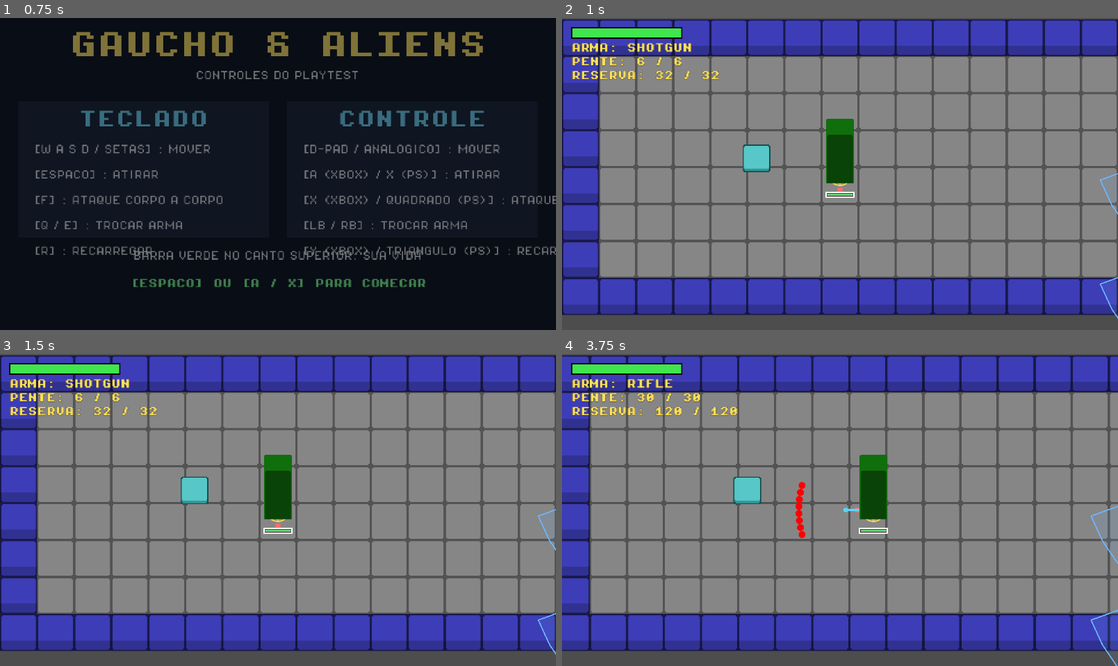
Above: before the commit, frames 1-4 (two rows, left to right).
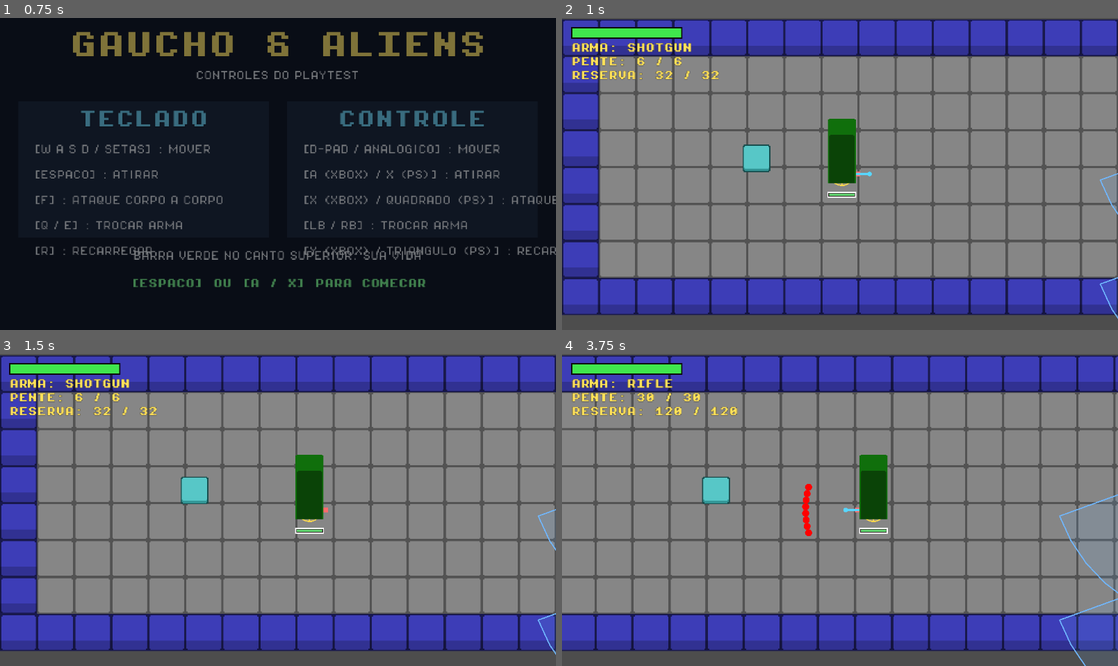
Above: after the commit, the same moments.

Repository: marconvcm/gaa
Game: Godot game, scene res://levels/intro_playtest.tscn
Same seed, same stepped clock (60 frames per second), same inputs: the game is played once before the commit and once after it.
Inputs (mouse positions are in pixels of both pictures, inside the frame that each line leads up to):
- Up to frame 1 (0.75 s): tap Enter at 0.5 s; move the mouse to (400, 158) at 0.52 s; hold D (move_right) from 0.53 s (still down); hold Space (shoot) from 0.53 s (still down); tap F (melee) at 0.6 s; click (400, 158) at 0.67 s
- Up to frame 2 (1 s): keep holding D (move_right); keep holding Space (shoot)
- Up to frame 3 (1.5 s): release D (move_right) at 1.25 s; release Space (shoot) at 1.25 s; drag from (166, 525) to (278, 510) at 1.27 s
- Up to frame 4 (3.75 s): tap Space (shoot) at 2 s; move the mouse to (895, 441) at 2.02 s; hold D (move_right) 2.03-2.75 s; hold Space (shoot) 2.03-2.75 s; tap F (melee) at 2.1 s; drag from (812, 572) to (901, 510) at 2.77 s; move the mouse to (1006, 556) at 3.52 s; hold A (move_left) from 3.53 s (still down); hold Space (shoot) from 3.53 s (still down); tap Q (previous_weapon) at 3.6 s

Frame 1 is identical in both runs. In frame 2, 0.3% of the frame differs, in the area x 47-56%, y 32-58%; in frame 3, 2.4%; in frame 4, 17%, in the area x 0-100%, y 0-100%.

Commit message:
A lot

Diff:
--- a/components/base/ai_input_component.gd
+++ b/components/base/ai_input_component.gd
@@ -1,6 +1,8 @@
 ## Produz uma direção para perseguir um alvo ou seguir uma direção definida.
 class_name AIInputComponent
 extends InputComponent
+
+static var __NAME__: NodePath = ^"AIInputComponent"
 
 @export var target: Node2D
 @export_range(0.0, 1000.0, 1.0, "suffix:px") var stopping_distance := 4.0
--- a/components/base/death_component.gd
+++ b/components/base/death_component.gd
@@ -26,10 +26,10 @@
 		set_process(false)
 		return
 
-	_hp_component = _actor.get_node_or_null("HPComponent") as HPComponent
-	_move_component = _actor.get_node_or_null("MoveComponent") as MoveComponent
-	_knockback_component = _actor.get_node_or_null("KnockbackComponent") as KnockbackComponent
-	_hurtbox_component = _actor.get_node_or_null("HurtboxComponent") as HurtboxComponent
+	_hp_component = _actor.get_node_or_null(HPComponent.__NAME__) as HPComponent
+	_move_component = _actor.get_node_or_null(MoveComponent.__NAME__) as MoveComponent
+	_knockback_component = _actor.get_node_or_null(KnockbackComponent.__NAME__) as KnockbackComponent
+	_hurtbox_component = _actor.get_node_or_null(HurtboxComponent.__NAME__) as HurtboxComponent
 	_sprite = _actor.get_node_or_null("Sprite") as Sprite2D
 	if _hp_component != null:
 		_hp_component.died.connect(prepare_to_die)
--- a/components/base/debug_actor_component.gd
+++ b/components/base/debug_actor_component.gd
@@ -27,10 +27,10 @@
 		push_error("DebugActorComponent deve ser filho de um CharacterBody2D.")
 		set_process(false)
 		return
-	_move_component = _body.get_node_or_null("MoveComponent") as MoveComponent
-	_melee_component = _body.get_node_or_null("MeleeComponent") as MeleeComponent
-	_hp_component = _body.get_node_or_null("HPComponent") as HPComponent
-	_enemy_brain_component = _body.get_node_or_null("EnemyBrainComponent") as EnemyBrainComponent
+	_move_component = _body.get_node_or_null(MoveComponent.__NAME__) as MoveComponent
+	_melee_component = _body.get_node_or_null(MeleeComponent.__NAME__) as MeleeComponent
+	_hp_component = _body.get_node_or_null(HPComponent.__NAME__) as HPComponent
+	_enemy_brain_component = _body.get_node_or_null(EnemyBrainComponent.__NAME__) as EnemyBrainComponent
 
 	if show_only_in_debug_builds and not OS.has_feature("debug"):
 		visible = false
--- a/components/base/enemy_brain_component.gd
+++ b/components/base/enemy_brain_component.gd
@@ -5,6 +5,8 @@
 ## componentes genéricos do ator.
 class_name EnemyBrainComponent
 extends Node
+
+static var __NAME__: NodePath = ^"EnemyBrainComponent"
 
 signal state_changed(previous_state: State, current_state: State)
 
@@ -50,12 +52,12 @@
 		set_physics_process(false)
 		return
 
-	_ai_input = _actor.get_node_or_null("AIInputComponent") as AIInputComponent
-	_melee_component = _actor.get_node_or_null("MeleeComponent") as MeleeComponent
-	_move_component = _actor.get_node_or_null("MoveComponent") as MoveComponent
-	_knockback_component = _actor.get_node_or_null("KnockbackComponent") as KnockbackComponent
-	_hp_component = _actor.get_node_or_null("HPComponent") as HPComponent
-	_enemy_component = _actor.get_node_or_null("EnemyComponent") as EnemyComponent
+	_ai_input = _actor.get_node_or_null(AIInputComponent.__NAME__) as AIInputComponent
+	_melee_component = _actor.get_node_or_null(MeleeComponent.__NAME__) as MeleeComponent
+	_move_component = _actor.get_node_or_null(MoveComponent.__NAME__) as MoveComponent
+	_knockback_component = _actor.get_node_or_null(KnockbackComponent.__NAME__) as KnockbackComponent
+	_hp_component = _actor.get_node_or_null(HPComponent.__NAME__) as HPComponent
+	_enemy_component = _actor.get_node_or_null(EnemyComponent.__NAME__) as EnemyComponent
 	if _ai_input == null:
 		push_error("EnemyBrainComponent requer um AIInputComponent no mesmo ator.")
 		set_physics_process(false)
--- a/components/base/enemy_component.gd
+++ b/components/base/enemy_component.gd
@@ -1,6 +1,8 @@
 ## Reações específicas do inimigo ao receber dano.
 class_name EnemyComponent
 extends Node
+
+static var __NAME__: NodePath = ^"EnemyComponent"
 
 @export_range(0.0, 5.0, 0.01, "suffix:s") var hit_flash_duration := 0.3
 
@@ -14,10 +16,10 @@
 
 func _ready() -> void:
 	_actor = get_parent() as Node2D
-	_hp_component = _actor.get_node_or_null("HPComponent") as HPComponent
-	_knockback_component = _actor.get_node_or_null("KnockbackComponent") as KnockbackComponent
+	_hp_component = _actor.get_node_or_null(HPComponent.__NAME__) as HPComponent
+	_knockback_component = _actor.get_node_or_null(KnockbackComponent.__NAME__) as KnockbackComponent
 	_sprite = _actor.get_node_or_null("Sprite") as Sprite2D
-	_enemy_brain_component = _actor.get_node_or_null("EnemyBrainComponent") as EnemyBrainComponent
+	_enemy_brain_component = _actor.get_node_or_null(EnemyBrainComponent.__NAME__) as EnemyBrainComponent
 
 	if _hp_component != null:
 		_hp_component.hit_received.connect(_on_hit_received)
--- a/components/base/hp_component.gd
+++ b/components/base/hp_component.gd
@@ -1,6 +1,8 @@
 ## Controla os pontos de vida do ator usando um ActiveValue.
 class_name HPComponent
 extends Node
+
+static var __NAME__: NodePath = ^"HPComponent"
 
 signal damage_taken(amount: float)
 signal hit_received(hitbox: HitboxComponent)
@@ -11,7 +13,7 @@
 
 func _ready() -> void:
 	value.depleted.connect(_on_value_depleted)
-	var hurtbox := get_parent().get_node_or_null("HurtboxComponent") as HurtboxComponent
+	var hurtbox := get_parent().get_node_or_null(HurtboxComponent.__NAME__) as HurtboxComponent
 	if hurtbox != null:
 		hurtbox.hit_received.connect(_on_hit_received)
 
--- a/components/base/hurtbox_component.gd
+++ b/components/base/hurtbox_component.gd
@@ -4,6 +4,8 @@
 ## sinal `hit_received` para aplicar dano, invencibilidade ou knockback.
 class_name HurtboxComponent
 extends Area2D
+
+static var __NAME__: NodePath = ^"HurtboxComponent"
 
 signal hit_received(hitbox: HitboxComponent)
 
@@ -15,8 +17,13 @@
 
 
 func _on_area_entered(area: Area2D) -> void:
-	if area is HitboxComponent and can_receive_hit_from(area):
-		hit_received.emit(area)
+	if area is HitboxComponent:
+		receive_hit(area)
+
+
+func receive_hit(hitbox: HitboxComponent) -> void:
+	if can_receive_hit_from(hitbox):
+		hit_received.emit(hitbox)
 
 
 func can_receive_hit_from(hitbox: HitboxComponent) -> bool:
--- a/components/base/knockback_component.gd
+++ b/components/base/knockback_component.gd
@@ -1,6 +1,8 @@
 ## Aplica movimento de recuo e desacelera até o ator parar.
 class_name KnockbackComponent
 extends Node
+
+static var __NAME__: NodePath = ^"KnockbackComponent"
 
 @export_range(0.0, 5000.0, 1.0, "suffix:px/s²") var deceleration := 900.0
 @export var limit_to_current_room := false
--- a/components/base/melee_component.gd
+++ b/components/base/melee_component.gd
@@ -1,6 +1,8 @@
 ## Cria uma hitbox curta na direção em que o ator está olhando.
 class_name MeleeComponent
 extends Node
+
+static var __NAME__: NodePath = ^"MeleeComponent"
 
 signal attack_started(hitbox: HitboxComponent)
 
@@ -28,7 +30,7 @@
 		return
 
 	_input_component = _find_input_component()
-	_move_component = _actor.get_node_or_null("MoveComponent") as MoveComponent
+	_move_component = _actor.get_node_or_null(MoveComponent.__NAME__) as MoveComponent
 	_animation_player = _actor.get_node_or_null("AnimationPlayer") as AnimationPlayer
 
 
--- a/components/base/move_component.gd
+++ b/components/base/move_component.gd
@@ -1,6 +1,8 @@
 ## Move um CharacterBody2D usando a direção fornecida por um InputComponent.
 class_name MoveComponent
 extends Node
+
+static var __NAME__: NodePath = ^"MoveComponent"
 
 @export_range(0.0, 5000.0, 1.0, "suffix:px/s") var speed := 160.0
 @export var use_eight_direction_movement := true
@@ -25,8 +27,8 @@
 	if not movement_enabled:
 		set_physics_process(false)
 		return
-	_melee_component = _body.get_node_or_null("MeleeComponent") as MeleeComponent
-	_knockback_component = _body.get_node_or_null("KnockbackComponent") as KnockbackComponent
+	_melee_component = _body.get_node_or_null(MeleeComponent.__NAME__) as MeleeComponent
+	_knockback_component = _body.get_node_or_null(KnockbackComponent.__NAME__) as KnockbackComponent
 
 	if input_component == null:
 		input_component = _find_input_component()
--- a/components/base/player_controller_component.gd
+++ b/components/base/player_controller_component.gd
@@ -1,6 +1,8 @@
 ## Centraliza o estado persistente do Player, começando pela munição das armas.
 class_name PlayerControllerComponent
 extends Node
+
+static var __NAME__: NodePath = ^"PlayerControllerComponent"
 
 signal ammunition_changed(weapon: WeaponResource, clip_ammo: int, reserve_ammo: int)
 signal reload_started(weapon: WeaponResource)
@@ -21,13 +23,13 @@
 		push_error("PlayerControllerComponent deve ser filho de um Node2D.")
 		return
 
-	_shot_component = actor.get_node_or_null("ShotComponent") as ShotComponent
+	_shot_component = actor.get_node_or_null(ShotComponent.__NAME__) as ShotComponent
 	if _shot_component == null:
 		push_error("PlayerControllerComponent requer um ShotComponent.")
 		return
 
-	_input_component = actor.get_node_or_null("PlayerInputComponent") as InputComponent
-	_move_component = actor.get_node_or_null("MoveComponent") as MoveComponent
+	_input_component = actor.get_node_or_null(PlayerInputComponent.__NAME__) as InputComponent
+	_move_component = actor.get_node_or_null(MoveComponent.__NAME__) as MoveComponent
 	for weapon in _shot_component.weapons:
 		_reserve_ammo_by_weapon[weapon.weapon_id] = weapon.ammo_capacity
 		_clip_ammo_by_weapon[weapon.weapon_id] = weapon.clip_size
--- a/components/base/player_input_component.gd
+++ b/components/base/player_input_component.gd
@@ -1,6 +1,8 @@
 ## Lê as ações de movimento configuradas no Input Map.
 class_name PlayerInputComponent
 extends InputComponent
+
+static var __NAME__: NodePath = ^"PlayerInputComponent"
 
 @export_category("Ações de movimento")
 @export var move_left_action: StringName = &"move_left"
@@ -13,26 +15,37 @@
 @export var next_weapon_action: StringName = &"next_weapon"
 @export var reload_action: StringName = &"reload"
 
+var _virtual_movement_direction := Vector2.ZERO
+var _virtual_shoot_pressed := false
+var _virtual_shoot_just_pressed := false
+var _virtual_melee_pressed := false
+var _virtual_melee_just_pressed := false
+
 
 func get_movement_direction() -> Vector2:
-	return Input.get_vector(
+	var physical_direction := Input.get_vector(
 		move_left_action,
 		move_right_action,
 		move_up_action,
 		move_down_action,
 	)
+	return (physical_direction + _virtual_movement_direction).limit_length(1.0)
 
 
 func is_shoot_requested() -> bool:
-	return Input.is_action_just_pressed(shoot_action)
+	var requested := Input.is_action_just_pressed(shoot_action) or _virtual_shoot_just_pressed
+	_virtual_shoot_just_pressed = false
+	return requested
 
 
 func is_shoot_held() -> bool:
-	return Input.is_action_pressed(shoot_action)
+	return Input.is_action_pressed(shoot_action) or _virtual_shoot_pressed
 
 
 func is_melee_requested() -> bool:
-	return Input.is_action_just_pressed(melee_action)
+	var requested := Input.is_action_just_pressed(melee_action) or _virtual_melee_just_pressed
+	_virtual_melee_just_pressed = false
+	return requested
 
 
 func is_previous_weapon_requested() -> bool:
@@ -45,3 +58,19 @@
 
 func is_reload_requested() -> bool:
 	return Input.is_action_just_pressed(reload_action)
+
+
+func set_virtual_movement_direction(direction: Vector2) -> void:
+	_virtual_movement_direction = direction.limit_length(1.0)
+
+
+func set_virtual_shoot_pressed(pressed: bool) -> void:
+	if pressed and not _virtual_shoot_pressed:
+		_virtual_shoot_just_pressed = true
+	_virtual_shoot_pressed = pressed
+
+
+func set_virtual_melee_pressed(pressed: bool) -> void:
+	if pressed and not _virtual_melee_pressed:
+		_virtual_melee_just_pressed = true
+	_virtual_melee_pressed = pressed
--- a/components/base/projectile_object.gd
+++ b/components/base/projectile_object.gd
@@ -12,6 +12,7 @@
 var source_actor: Node2D
 var _elapsed_time := 0.0
 var _hitbox: HitboxComponent
+var _has_finished := false
 
 
 static func create(
@@ -37,15 +38,23 @@
 	queue_redraw()
 
 
-func _process(delta: float) -> void:
-	global_position += direction * speed * delta
+func _physics_process(delta: float) -> void:
+	var motion := direction * speed * delta
+	var collision := _get_swept_collision(motion)
+	if not collision.is_empty() and _is_blocking_collision(collision):
+		var safe_fraction := _get_safe_motion_fraction(motion)
+		global_position += motion * safe_fraction
+		_handle_swept_collision(collision)
+		return
+
+	global_position += motion
 	if not RoomManager.is_position_inside_current_room(global_position):
-		queue_free()
+		_finish()
 		return
 
 	_elapsed_time += delta
 	if _elapsed_time >= lifetime:
-		queue_free()
+		_finish()
 
 
 func _draw() -> void:
@@ -70,7 +79,7 @@
 
 
 func _on_hit_landed(_hurtbox: HurtboxComponent) -> void:
-	queue_free()
+	_finish()
 
 
 func _on_body_entered(body: Node2D) -> void:
@@ -78,4 +87,72 @@
 	# próprio TileMapLayer, e não como um StaticBody2D separado. Como a hitbox
 	# usa collision_mask = 1, ambos os casos já estão restritos à layer 1.
 	if body is StaticBody2D or body is TileMapLayer:
-		queue_free()
+		_finish()
+
+
+func _get_swept_collision(motion: Vector2) -> Dictionary:
+	if motion.is_zero_approx() or _hitbox == null:
+		return {}
+
+	var query := _create_shape_query(motion)
+	return get_world_2d().direct_space_state.get_rest_info(query)
+
+
+func _get_safe_motion_fraction(motion: Vector2) -> float:
+	var query := _create_shape_query(motion)
+	var motion_fractions := get_world_2d().direct_space_state.cast_motion(query)
+	if motion_fractions.is_empty():
+		return 0.0
+	return motion_fractions[0]
+
+
+func _create_shape_query(motion: Vector2) -> PhysicsShapeQueryParameters2D:
+	var query := PhysicsShapeQueryParameters2D.new()
+	var shape := CircleShape2D.new()
+	shape.radius = radius
+	query.shape = shape
+	query.transform = Transform2D(0.0, global_position)
+	query.motion = motion
+	query.collision_mask = _hitbox.collision_mask
+	query.collide_with_areas = true
+	query.collide_with_bodies = true
+	var excluded_rids: Array[RID] = [_hitbox.get_rid()]
+	if source_actor is CollisionObject2D:
+		excluded_rids.append(source_actor.get_rid())
+	if source_actor != null:
+		var source_hurtbox := source_actor.get_node_or_null(HurtboxComponent.__NAME__) as HurtboxComponent
+		if source_hurtbox != null:
+			excluded_rids.append(source_hurtbox.get_rid())
+	query.exclude = excluded_rids
+	return query
+
+
+func _is_blocking_collision(collision: Dictionary) -> bool:
+	var collider: Object = collision.get("collider") as Object
+	var hurtbox := collider as HurtboxComponent
+	if hurtbox != null:
+		return hurtbox.can_receive_hit_from(_hitbox)
+
+	return collider is StaticBody2D or collider is TileMapLayer
+
+
+func _handle_swept_collision(collision: Dictionary) -> void:
+	var collider: Object = collision.get("collider") as Object
+	var hurtbox := collider as HurtboxComponent
+	if hurtbox != null:
+		hurtbox.receive_hit(_hitbox)
+		_hitbox.hit_landed.emit(hurtbox)
+		return
+
+	if collider is StaticBody2D or collider is TileMapLayer:
+		_finish()
+
+
+func _finish() -> void:
+	if _has_finished:
+		return
+
+	_has_finished = true
+	if _hitbox != null:
+		_hitbox.set_deferred("monitoring", false)
+	queue_free()
--- a/components/base/shot_component.gd
+++ b/components/base/shot_component.gd
@@ -1,6 +1,8 @@
 ## Cria projéteis na direção em que o ator está olhando.
 class_name ShotComponent
 extends Node
+
+static var __NAME__: NodePath = ^"ShotComponent"
 
 signal projectile_fired(projectile: ProjectileObject)
 signal weapon_changed(weapon: WeaponResource)
@@ -26,7 +28,7 @@
 		return
 
 	_input_component = _find_input_component()
-	_move_component = _actor.get_node_or_null("MoveComponent") as MoveComponent
+	_move_component = _actor.get_node_or_null(MoveComponent.__NAME__) as MoveComponent
 	if weapons.is_empty():
 		weapons.append(WeaponResource.new())
 	current_weapon_index = posmod(current_weapon_index, weapons.size())
--- a/components/hud/HUD.gd
+++ b/components/hud/HUD.gd
@@ -37,16 +37,16 @@
 	if player == null:
 		return
 
-	var hp_component := player.get_node_or_null("HPComponent") as HPComponent
+	var hp_component := player.get_node_or_null(HPComponent.__NAME__) as HPComponent
 	if hp_component == null:
 		return
 
 	_health_value = hp_component.value
 	_health_value.value_changed.connect(_on_health_changed)
-	_shot_component = player.get_node_or_null("ShotComponent") as ShotComponent
+	_shot_component = player.get_node_or_null(ShotComponent.__NAME__) as ShotComponent
 	if _shot_component != null:
 		_shot_component.weapon_changed.connect(_on_weapon_changed)
-		_player_controller = player.get_node_or_null("PlayerControllerComponent") as PlayerControllerComponent
+		_player_controller = player.get_node_or_null(PlayerControllerComponent.__NAME__) as PlayerControllerComponent
 		if _player_controller != null:
 			_player_controller.ammunition_changed.connect(_on_ammunition_changed)
 		_on_weapon_changed(_shot_component.weapon)
--- a/components/hud/game_over_component.gd
+++ b/components/hud/game_over_component.gd
@@ -26,7 +26,7 @@
 	if player == null:
 		return
 
-	var hp_component := player.get_node_or_null("HPComponent") as HPComponent
+	var hp_component := player.get_node_or_null(HPComponent.__NAME__) as HPComponent
 	if hp_component != null:
 		hp_component.died.connect(_on_player_died)
 
--- a/components/osc/on_screen_controller.gd
+++ b/components/osc/on_screen_controller.gd
@@ -18,10 +18,13 @@
 const SHOOT_ACTION: StringName = &"shoot"
 const MELEE_ACTION: StringName = &"melee"
 
+signal shoot_requested
+
 var _joystick_touch_index := -1
 var _joystick_offset := Vector2.ZERO
 var _button_touches: Dictionary = {}
 var _weapon_button_touches: Dictionary = {}
+var _player_input_component: PlayerInputComponent
 
 
 func _ready() -> void:
@@ -69,7 +72,9 @@
 		for action in [SHOOT_ACTION, MELEE_ACTION]:
 			if _is_inside_button(event.position, action) and not _button_touches.has(action):
 				_button_touches[action] = event.index
-				Input.action_press(action)
+				_set_virtual_action_pressed(action, true)
+				if action == SHOOT_ACTION:
+					shoot_requested.emit()
 				queue_redraw()
 				accept_event()
 				return
@@ -94,7 +99,7 @@
 	for action in _button_touches.keys():
 		if _button_touches[action] == event.index:
 			_button_touches.erase(action)
-			Input.action_release(action)
+			_set_virtual_action_pressed(action, false)
 			queue_redraw()
 			accept_event()
 			return
@@ -123,23 +128,26 @@
 
 
 func _set_movement_actions(direction: Vector2) -> void:
-	_set_action_strength(MOVE_LEFT_ACTION, maxf(-direction.x, 0.0))
-	_set_action_strength(MOVE_RIGHT_ACTION, maxf(direction.x, 0.0))
-	_set_action_strength(MOVE_UP_ACTION, maxf(-direction.y, 0.0))
-	_set_action_strength(MOVE_DOWN_ACTION, maxf(direction.y, 0.0))
-
-
-func _set_action_strength(action: StringName, strength: float) -> void:
-	if is_zero_approx(strength):
-		Input.action_release(action)
-		return
-
-	Input.action_press(action, strength)
+	var player_input_component := _get_player_input_component()
+	if player_input_component != null:
+		player_input_component.set_virtual_movement_direction(direction)
+
+
+func _set_virtual_action_pressed(action: StringName, pressed: bool) -> void:
+	var player_input_component := _get_player_input_component()
+	if player_input_component == null:
+		return
+
+	if action == SHOOT_ACTION:
+		player_input_component.set_virtual_shoot_pressed(pressed)
+	elif action == MELEE_ACTION:
+		player_input_component.set_virtual_melee_pressed(pressed)
 
 
 func _release_all_actions() -> void:
-	for action in [MOVE_LEFT_ACTION, MOVE_RIGHT_ACTION, MOVE_UP_ACTION, MOVE_DOWN_ACTION, SHOOT_ACTION, MELEE_ACTION]:
-		Input.action_release(action)
+	_set_movement_actions(Vector2.ZERO)
+	_set_virtual_action_pressed(SHOOT_ACTION, false)
+	_set_virtual_action_pressed(MELEE_ACTION, false)
 
 
 func _is_inside_joystick(position: Vector2) -> bool:
@@ -173,9 +181,21 @@
 	if player == null:
 		return
 
-	var shot_component := player.get_node_or_null("ShotComponent") as ShotComponent
+	var shot_component := player.get_node_or_null(ShotComponent.__NAME__) as ShotComponent
 	if shot_component != null:
 		shot_component.select_weapon(weapon_index)
+
+
+func _get_player_input_component() -> PlayerInputComponent:
+	if is_instance_valid(_player_input_component):
+		return _player_input_component
+
+	var player := get_tree().get_first_node_in_group("player")
+	if player == null:
+		return null
+
+	_player_input_component = player.get_node_or_null(PlayerInputComponent.__NAME__) as PlayerInputComponent
+	return _player_input_component
 
 
 func _should_show_on_screen_controls() -> bool:
--- a/levels/_BASE_.tscn
+++ b/levels/_BASE_.tscn
@@ -116,7 +116,7 @@
 
 [node name="HUD" parent="." unique_id=141513722 instance=ExtResource("4_hud")]
 
-[node name="OnScreenControllerLayer" parent="." instance=ExtResource("6_osc")]
+[node name="OnScreenControllerLayer" parent="." unique_id=1984801973 instance=ExtResource("6_osc")]
 
 [node name="CollectableObject" parent="." unique_id=1961004010 instance=ExtResource("5_i8ko7")]
 position = Vector2(168, 120)
--- a/levels/scripts/intro_playtest.gd
+++ b/levels/scripts/intro_playtest.gd
@@ -4,12 +4,14 @@
 const FADE_DURATION := 0.4
 
 @onready var fade_overlay: ColorRect = $FadeOverlay
+@onready var on_screen_controller: OnScreenController = $OnScreenControllerLayer/OnScreenController
 
 var _is_transitioning := false
 
 
 func _ready() -> void:
 	fade_overlay.color.a = 0.0
+	on_screen_controller.shoot_requested.connect(_start_game)
 
 
 func _process(_delta: float) -> void:
Not shown, removed: assets/props.kra
